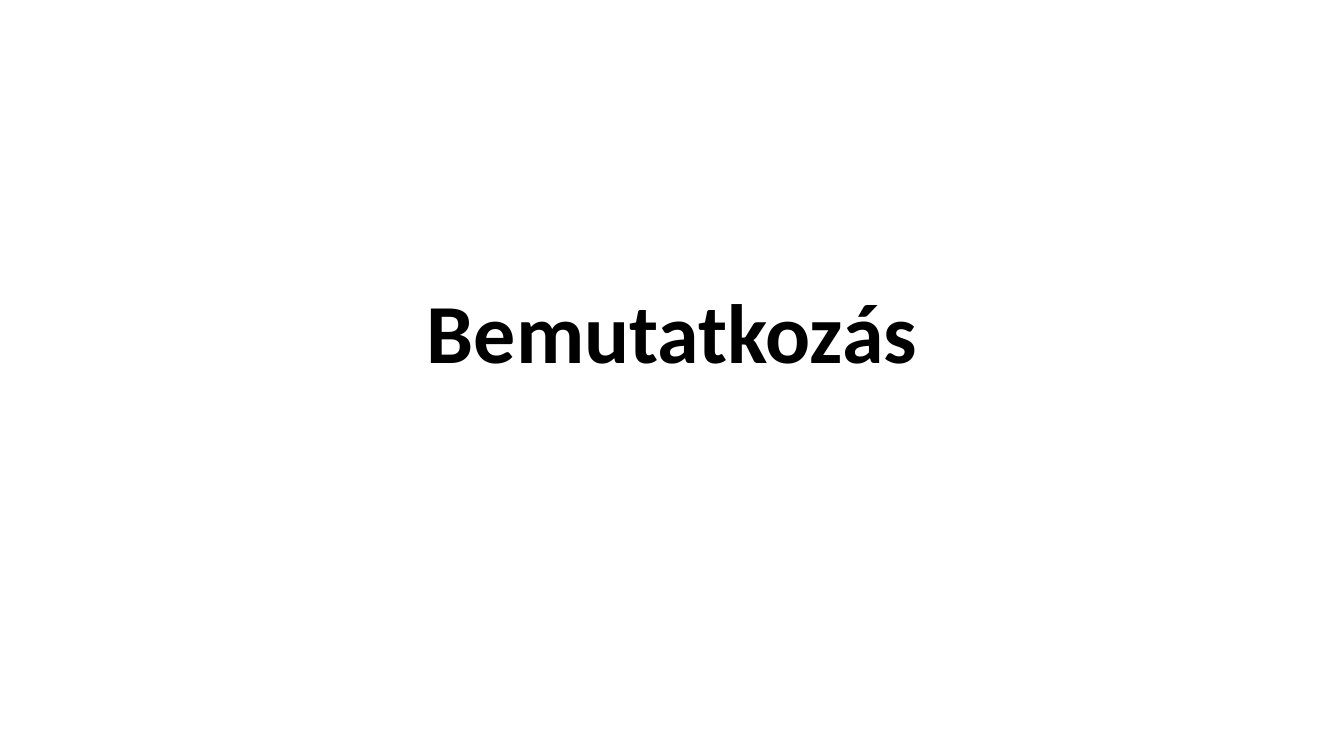
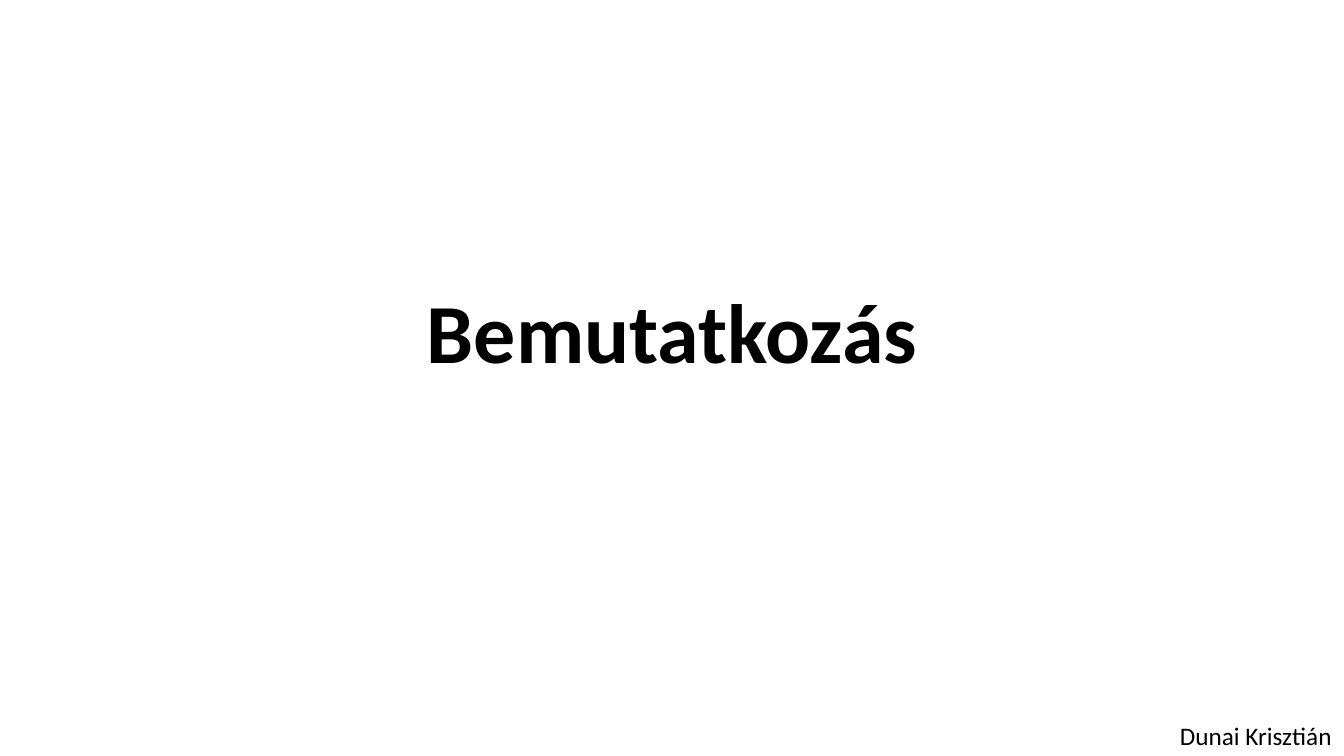
Before and after one commit to kizsi2019/202122_9d2, a slide deck: slide 1 of Dunai Krisztián/bemutatkozás.pptx. Drawn at 1344x756 pixels with LibreOffice and Linux fonts; fonts in the diff are those of the drawing; background and template pictures are left out. Boxes give left, top, right and bottom in pixels: in the first picture for what was removed or moved away, otherwise in the second. Text is boxed around its words. In the diff, an @@ line names an element or a change of style, - is before the commit and + after.

Commit message:
bemutatkozás update

```diff
--- a/Dunai Krisztián/bemutatkozás.pptx
+++ b/Dunai Krisztián/bemutatkozás.pptx
@@ text added at box(1180, 727, 1331, 746), 18 pt, text #000000 @@
+Dunai Krisztián
```
Also in this commit, not shown: 1 slide added.
